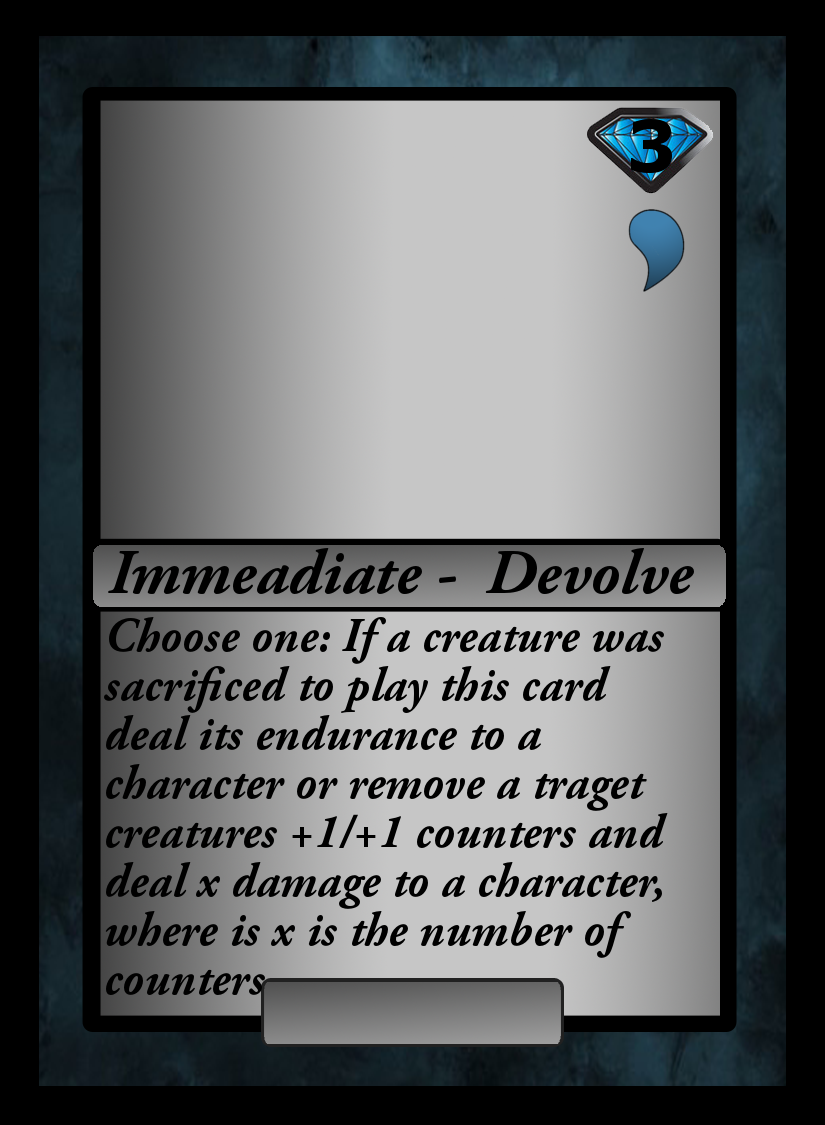
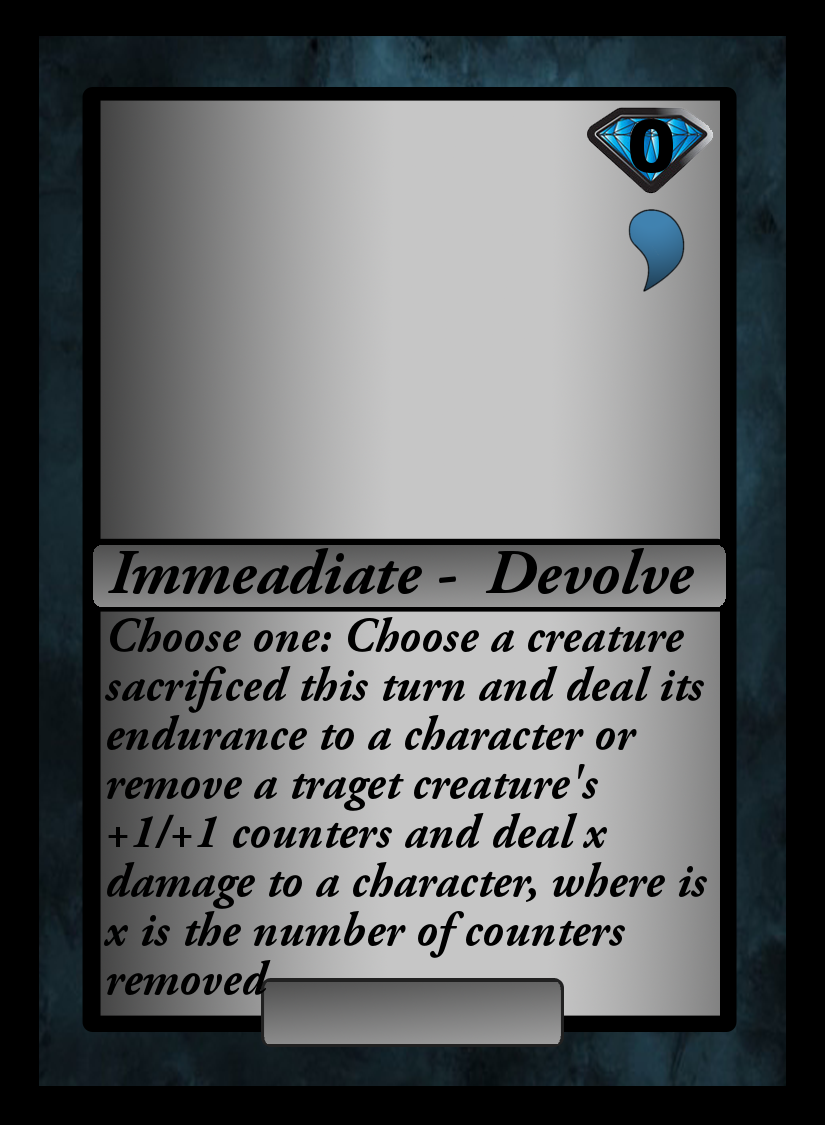
Two versions of the same layered image (825×1125). Layer-by-layer changes:
renamed "3" to "0", painted on it over [left=630, top=119, right=673, bottom=173]
renamed "Choose one: If a creature was ..." to "Choose one: Choose a creature ...", painted on it over [left=104, top=617, right=707, bottom=995]
